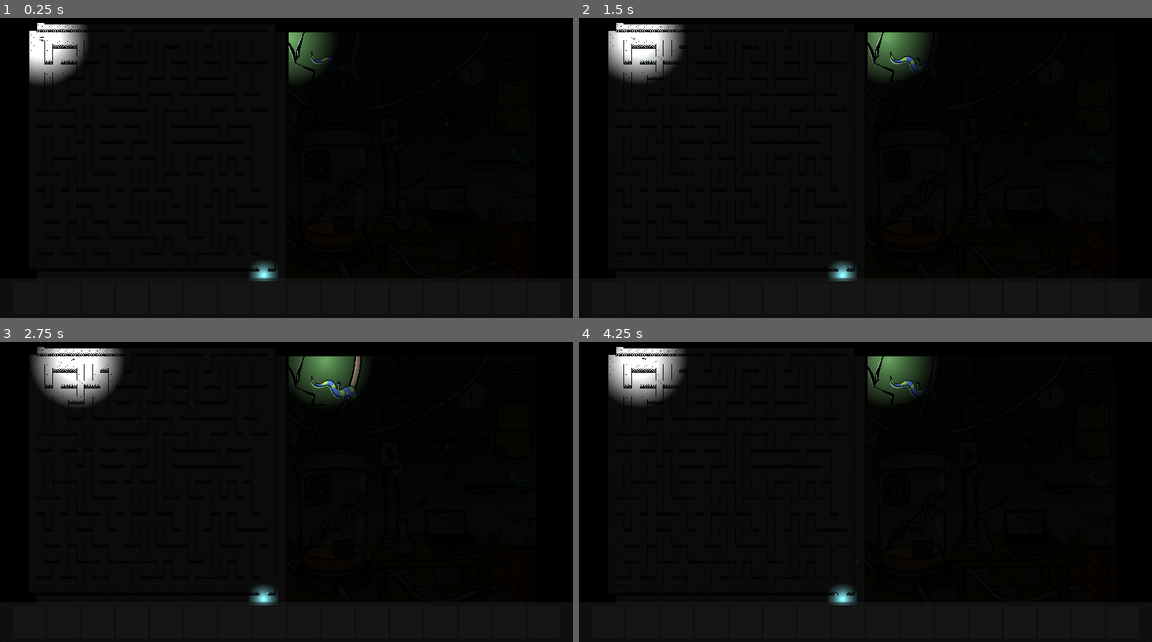
Above: before the commit, frames 1-4 (two rows, left to right).
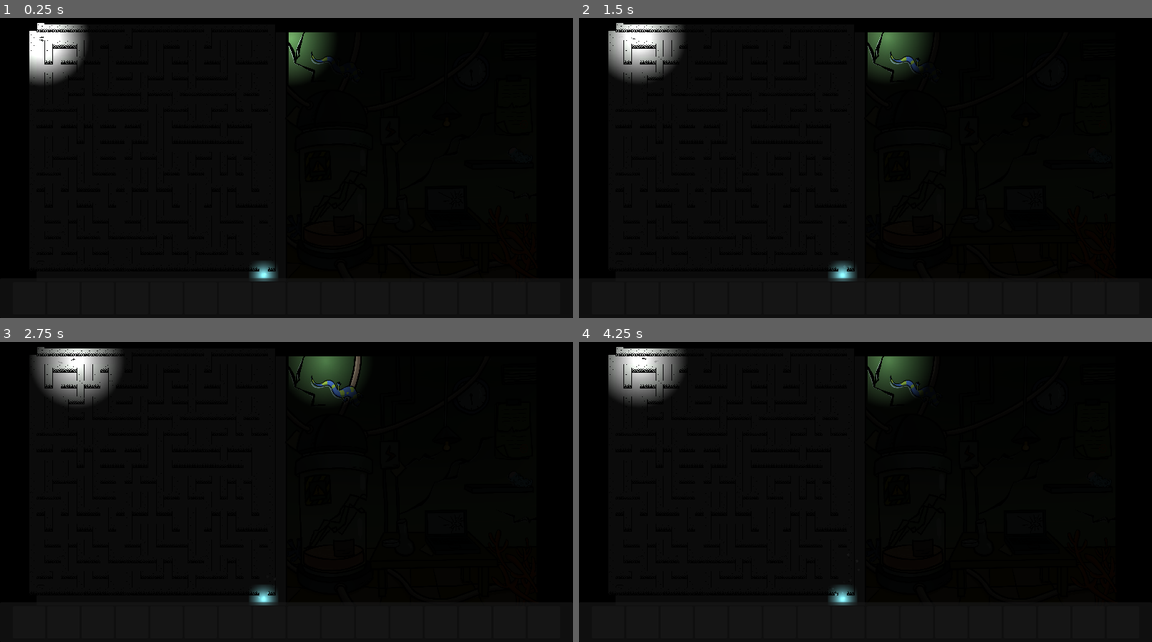
Above: after the commit, the same moments.

Repository: EAinsley/whispers
Game: Godot game, scene res://Scene/lab.tscn
Same seed, same stepped clock (60 frames per second), same inputs: the game is played once before the commit and once after it. This scene is started directly instead of the project's main scene. The engine's default icon, where the game draws it, is replaced by a stand-in: a white triangle on a blue panel in a dark square. Sound files missing from this copy of the repository are replaced by a short silence.
Inputs (mouse positions are in pixels of both pictures, inside the frame that each line leads up to):
- Up to frame 1 (0.25 s): no input
- Up to frame 2 (1.5 s): tap Enter at 0.5 s; move the mouse to (607, 297) at 0.52 s; press the mouse at (607, 297) at 0.53 s; hold D (move_right) 0.53-1.28 s; move the mouse to (642, 297) at 1.27 s; release the mouse at (642, 297) at 1.28 s; hold S (move_down) from 1.28 s (still down); click (642, 297) at 1.35 s
- Up to frame 3 (2.75 s): move the mouse to (97, 621) at 2.02 s; release S (move_down) at 2.03 s; press the mouse at (97, 621) at 2.03 s; hold D (move_right) from 2.03 s (still down)
- Up to frame 4 (4.25 s): move the mouse to (710, 621) at 2.77 s; release D (move_right) at 2.78 s; release the mouse at (710, 621) at 2.78 s; hold W (move_up) 2.78-3.53 s; click (710, 621) at 2.85 s; move the mouse to (745, 621) at 3.52 s; press the mouse at (745, 621) at 3.53 s; hold A (move_left) from 3.53 s (still down)

The runs differ from the first frame. In frame 2, 1.0% of the frame differs, in the area x 5-58%, y 1-18%; in frame 3, 2.1%, in the area x 6-63%, y 1-20%; in frame 4, 1.6%.

Commit message:
Cannot change mouse shape. Don't know how to solve

Diff:
--- a/Prefabs/collectables.gd
+++ b/Prefabs/collectables.gd
@@ -7,6 +7,7 @@
 var item_menu_scene: PackedScene = preload("res://Prefabs/item_information_menu.tscn")
 var diary_menu_scene: PackedScene = preload("res://Prefabs/diary_information_menu.tscn")
 @onready var nearby_sound: AudioStreamPlayer2D = %NearbySound
+
 
 func set_clickable(clickable):
 	is_clickable = clickable
@@ -45,3 +46,13 @@
 		return
 	nearby_sound.pitch_scale = randf() + 0.5
 	nearby_sound.play()
+
+
+func _on_mouse_entered() -> void:
+	if !is_clickable:
+		return
+	Input.set_default_cursor_shape(Input.CURSOR_POINTING_HAND)
+
+
+func _on_mouse_exited() -> void:
+	Input.set_default_cursor_shape(Input.CURSOR_ARROW)
--- a/Prefabs/collectables.tscn
+++ b/Prefabs/collectables.tscn
@@ -20,4 +20,6 @@
 position = Vector2(-1.5, -1)
 
 [connection signal="input_event" from="." to="." method="_on_input_event"]
+[connection signal="mouse_entered" from="." to="." method="_on_mouse_entered"]
+[connection signal="mouse_exited" from="." to="." method="_on_mouse_exited"]
 [connection signal="finished" from="CollisionShape2D/NearbySound" to="." method="_on_nearby_sound_finished"]
--- a/Scene/level_template.tscn
+++ b/Scene/level_template.tscn
@@ -23,6 +23,7 @@
 anchor_bottom = 1.0
 grow_horizontal = 2
 grow_vertical = 2
+mouse_filter = 2
 color = Color(0, 0, 0, 1)
 
 [node name="GameLayer" type="CanvasLayer" parent="." groups=["game_layer"]]
--- a/Scripts/flash_light.gd
+++ b/Scripts/flash_light.gd
@@ -1,7 +1,7 @@
 extends PointLight2D
 
 var time_elapes:= 0.
-var speed = 5.
+var speed = 4.
 
 @onready var initial_energy = energy
 
